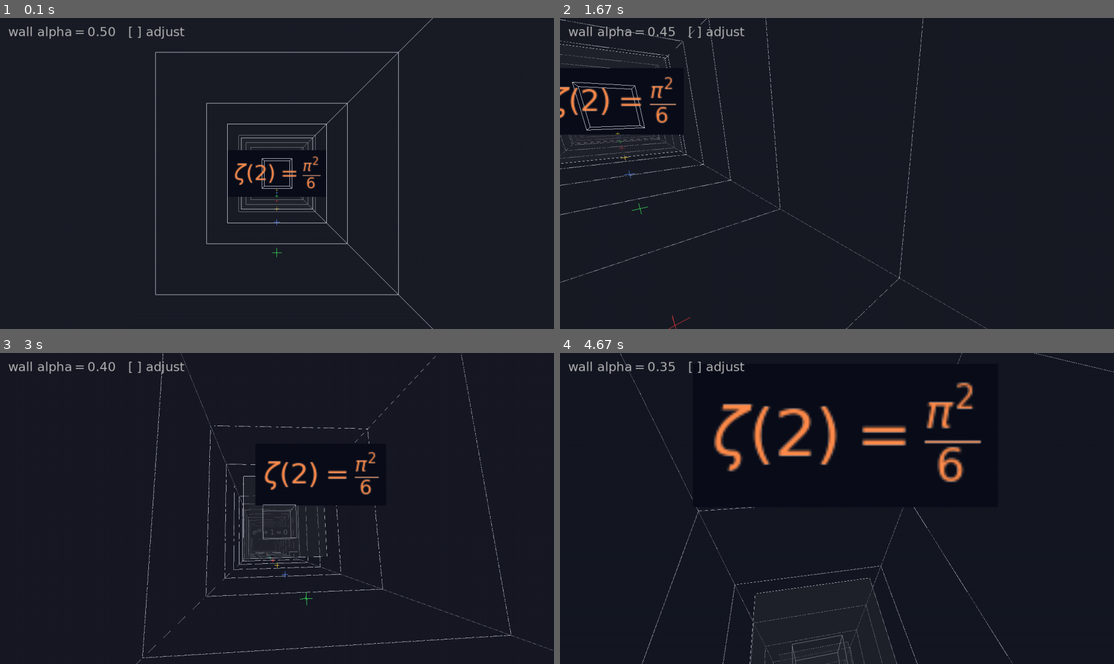
Above: before the commit, frames 1-4 (two rows, left to right).
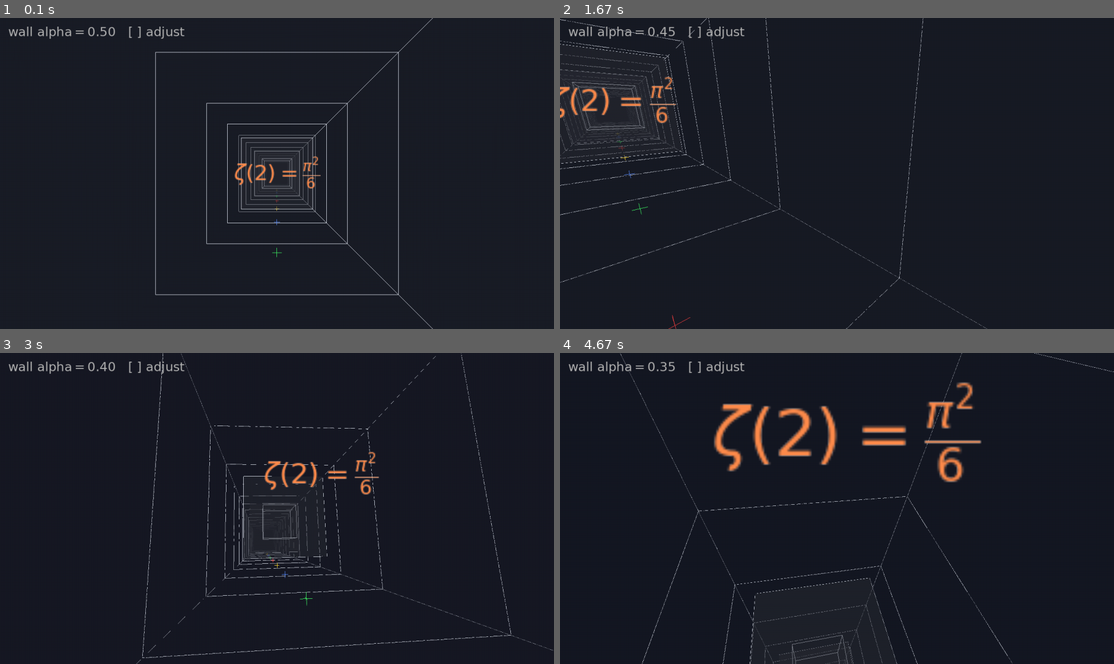
Above: after the commit, the same moments.

Repository: strulovitz/peaktogether-website
Game: pygame game, started from render_demo.py
Two runs of this game, one before a commit and one after it. Both use one fixed random seed, a clock stepped at 60 frames per second and the inputs below.
Inputs:
- Up to frame 1 (0.1 s): no input
- Up to frame 2 (1.67 s): hold Right 0.33-0.8 s; hold Up 0.83-1.13 s; hold W 0.83-1.13 s; hold Down 1.17-1.63 s; hold S 1.17-1.63 s; tap F at 1.23, 1.53 s; tap  at 1.32 s
- Up to frame 3 (3 s): hold Up 1.67-2.2 s; hold W 1.67-2.2 s; tap F at 1.73, 2.03, 2.3, 2.63, 2.93 s; hold Down 2.23-2.53 s; hold S 2.23-2.53 s; tap E at 2.38 s; hold Left 2.57-2.97 s; hold A 2.57-2.97 s; tap  at 2.72 s
- Up to frame 4 (4.67 s): hold Up 3-3.37 s; hold W 3-3.37 s; tap F at 3.07, 3.47, 3.77, 4.13, 4.53 s; hold Right 3.4-4.03 s; hold D 3.4-4.03 s; tap E at 3.55 s; hold Left 4.07-4.43 s; hold A 4.07-4.43 s; tap  at 4.22 s; hold Left from 4.47 s (still down); hold A from 4.47 s (still down)

The runs differ from the first frame. In frame 1, 1.1% of the frame differs, in the area x 43-57%, y 42-58%; in frame 2, 2.5%, in the area x 0-23%, y 16-38%; in frame 3, 0.2%; in frame 4, 0.1%.

Commit message:
Fix render_demo.py draw order: billboards after flush_walls (canonical: opaque -> flush -> billboards).

Diff:
--- a/render_demo.py
+++ b/render_demo.py
@@ -106,11 +106,6 @@
             render.draw_breadcrumb((0.0, -HALF_W + 0.3, -6.0 - i * 10.0),
                                    col, size=0.35)
         render.draw_box_edges((-2, -2, -35), (2, 2, -30), palette.WORLD_EDGE)
-        for j, (latex, pos) in enumerate(eqs):
-            tint = (1.0, 0.55, 0.30) if j == 0 else (0.95, 0.96, 0.98)
-            tex = cache.get_mathtext(latex, color=tint, fontsize=16)
-            render.draw_billboard(tex, pos, cam_right, cam_up,
-                                  scale=2.5, alpha=1.0)
 
         # ---- PASS 2: ENQUEUE translucent walls (do NOT draw here) ----
         # Enqueue every corridor wall; also enqueue a couple of EXTRA
@@ -130,6 +125,13 @@
         # ---- before billboards. Camera position passed in. ----
         render.flush_walls(ship.pos)
 
+        # ---- BILLBOARDS (after flush, per canonical order) ----
+        for j, (latex, pos) in enumerate(eqs):
+            tint = (1.0, 0.55, 0.30) if j == 0 else (0.95, 0.96, 0.98)
+            tex = cache.get_mathtext(latex, color=tint, fontsize=16)
+            render.draw_billboard(tex, pos, cam_right, cam_up,
+                                  scale=2.5, alpha=1.0)
+
         # ---- HUD ----
         render.begin_2d(*WIN_SIZE)
         render.draw_text_mathtext_2d(
